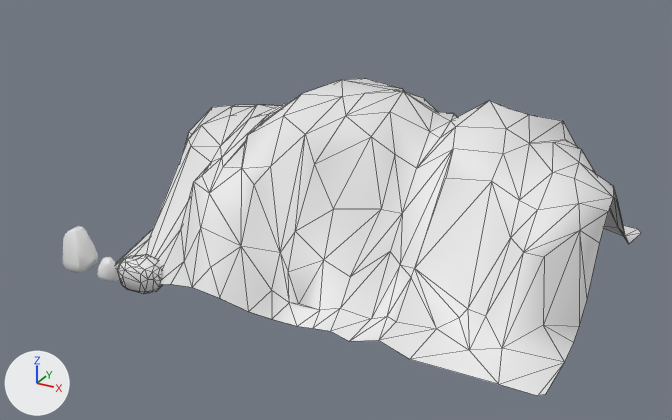
One commit to the Blender file blender/background_assets.blend: the scene before it, then after it.
Camera for both pictures: a 50 mm camera at (80.3, -82.6, 57.6) aimed at (25.5, 17.0, 7.8). Lighting does not change. The marker at lower left points along +X, +Y and +Z. Mesh edges are drawn as thin lines on the coarser meshes.

In view in the first picture: 'Bush 2', 'Bush 3', 'Plane'.
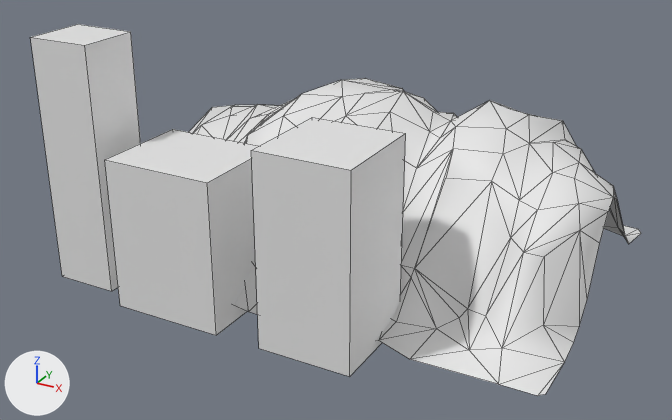
Commit message: added some buildings

Location of each change, [x1, y1, x2, y2] in pixels of the pictures (672 x 420 px):
```json
{"object": "Medium Building", "change": "added", "after": [251, 117, 406, 376]}
{"object": "Short Building", "change": "added", "after": [105, 129, 258, 335]}
{"object": "Tall Building", "change": "added", "after": [30, 24, 141, 291]}
{"object": "Bush 2", "change": "unchanged, covered by the edit", "before": [117, 254, 162, 294]}
{"object": "Bush 3", "change": "unchanged, covered by the edit", "before": [63, 226, 98, 273]}
```

The change, as JSON lines over the scene's bpy script:
```json
{"op": "add", "block": "me_medium_building", "code": ["me_medium_building = bpy.data.meshes.new('Medium Building')", "me_medium_building.from_pydata(...)  # a box spanning x -5.9..5.9, y -6.4..6.4, z 0.0..24.2"]}
{"op": "add", "block": "me_short_building", "code": ["me_short_building = bpy.data.meshes.new('Short Building')", "me_short_building.from_pydata(...)  # a box spanning x -7.3..7.3, y -6.4..6.4, z 0.0..19.4"]}
{"op": "add", "block": "me_tall_building", "code": ["me_tall_building = bpy.data.meshes.new('Tall Building')", "me_tall_building.from_pydata(...)  # a box spanning x -4.3..4.3, y -4.0..4.0, z 0.0..32.0"]}
{"op": "add", "block": "ob_medium_building", "code": ["ob_medium_building = bpy.data.objects.new('Medium Building', me_medium_building)", "ob_medium_building.location = (34.2, 0.0, 0.0)"]}
{"op": "add", "block": "ob_short_building", "code": ["ob_short_building = bpy.data.objects.new('Short Building', me_short_building)", "ob_short_building.location = (15.0, 0.0, 0.0)"]}
{"op": "add", "block": "ob_tall_building", "code": ["ob_tall_building = bpy.data.objects.new('Tall Building', me_tall_building)", "ob_tall_building.location = (0.0, 0.0, 0.0)"]}
```
